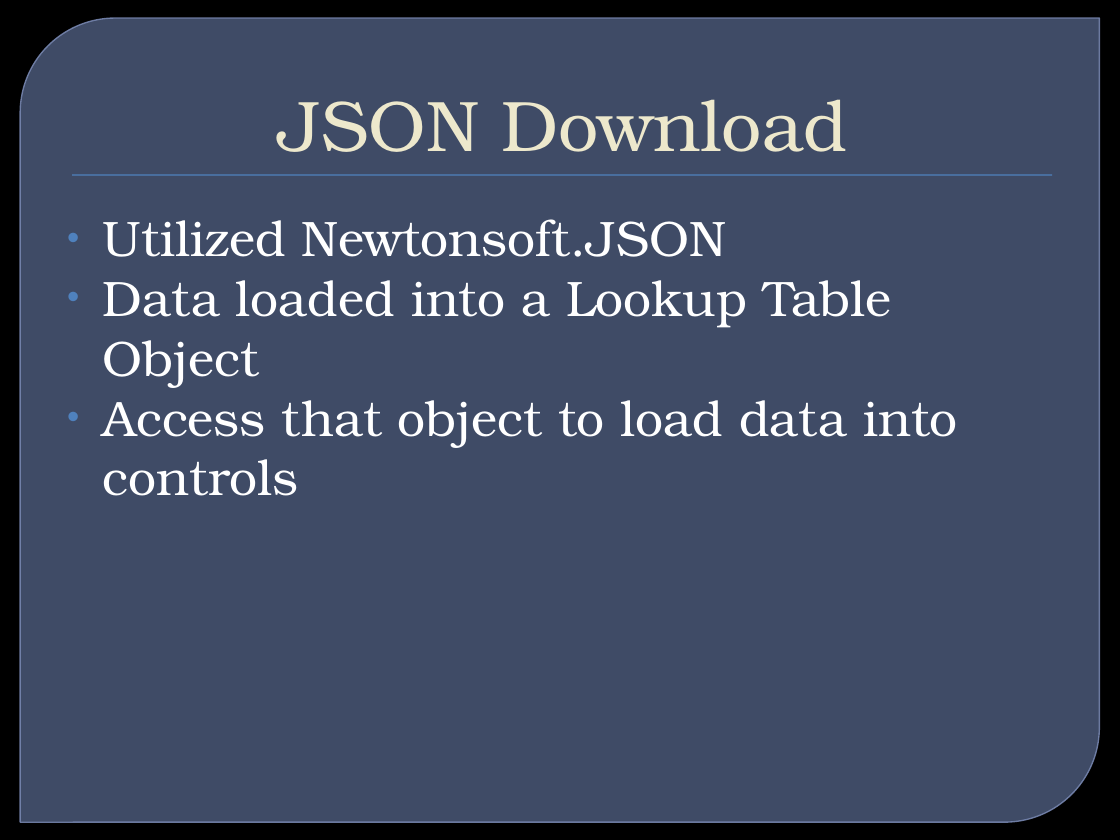
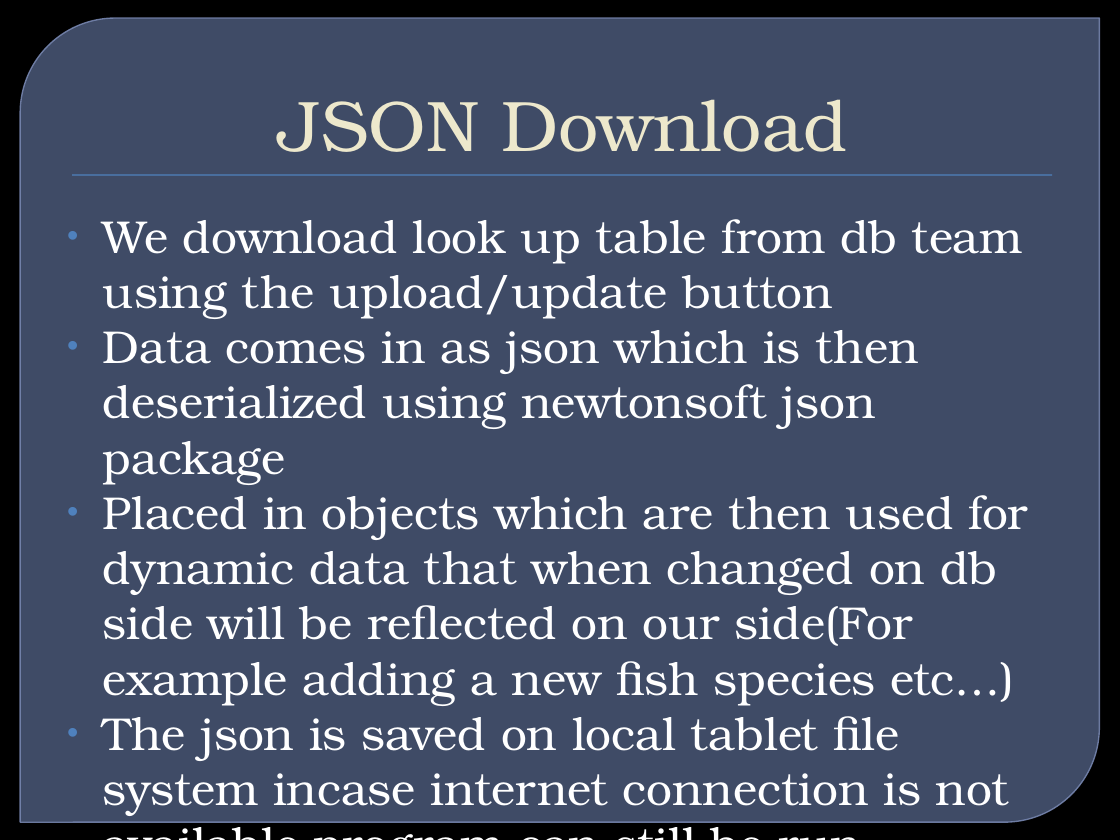
Before and after one commit to ameindygogirl/FishSeniorProject, a slide deck: slide 13 of Briefings/WinterFinalBriefing.pptx. Drawn at 1120x840 pixels with LibreOffice and Linux fonts; fonts in the diff are those of the drawing; background and template pictures are left out. Boxes give left, top, right and bottom in pixels: in the first picture for what was removed or moved away, otherwise in the second. Text is boxed around its words. In the diff, an @@ line names an element or a change of style, - is before the commit and + after.

Commit message:
Finsihed Json

```diff
--- a/Briefings/WinterFinalBriefing.pptx
+++ b/Briefings/WinterFinalBriefing.pptx
@@ text at (x1=103, y1=219, x2=1028, y2=816): text changed; size 32 to 29.6 pt @@
-• Utilized Newtonsoft.JSON
-• Data loaded into a Lookup Table Object
-• Access that object to load data into controls
+• We download look up table from db team using the upload/update button
+• Data comes in as json which is then deserialized using newtonsoft json package
+• Placed in objects which are then used for dynamic data that when changed on db side will be reflected on our side(For example adding a new fish species etc…)
+• The json is saved on local tablet file system incase internet connection is not available program can still be run.
```
Also in this commit, not shown: 1 other slide changed.
